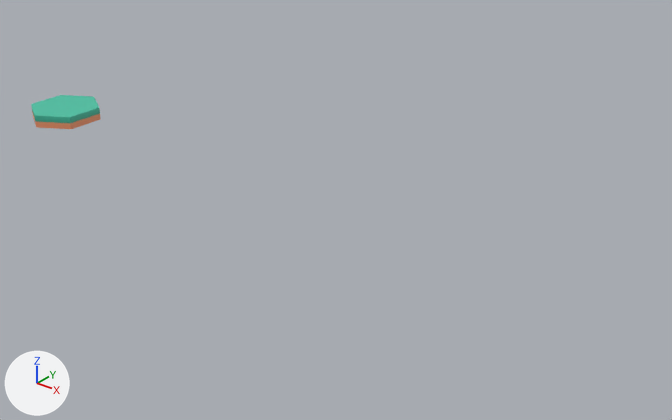
The Blender file art/models.blend, before and after one commit.
One viewpoint serves both versions: a camera (50 mm lens) standing at (12.29, -8.4, 5.23) and looking at (5.36, 0.27, -0.14). The axes (+X, +Y, +Z) are drawn at lower left. The lights are the same throughout. The picture after the commit comes second.

Names of what the first picture shows: 'grass'.
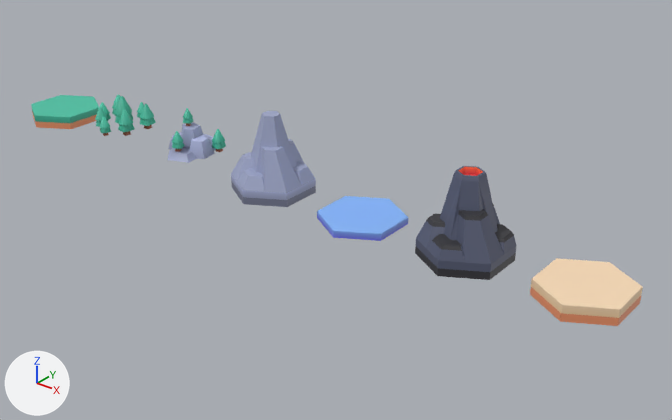
Location of each change, [x1, y1, x2, y2] in pixels of the pictures (672 x 420 px):
'volcano', added
    after: [415, 166, 516, 280]
'sand', added (beige)
    after: [530, 258, 643, 326]
'mountain', added (blue)
    after: [231, 111, 316, 207]
'water', added (blue)
    after: [317, 196, 408, 241]
'hill', added (blue)
    after: [167, 108, 226, 163]
'forest', added (green)
    after: [95, 95, 156, 136]

The change in detail:
Mesh me_scene_004 is new.
It has 20 vertices, 32 faces and spans x -0.5..0.5, y -0.577..0.577, z 0.0..0.2.
It uses material mat_colormap (picture img_colormap_png).
Mesh me_mountain_001 is new.
It has 130 vertices, 222 faces and spans x -0.5..0.5, y -0.577..0.577, z 0.0..1.086.
It uses material mat_colormap (picture img_colormap_png).
Mesh me_scene_003 is new.
It is a 6-sided cylinder along z spanning x -0.5..0.5, y -0.577..0.577, z 0.0..0.1.
It uses material mat_colormap (picture img_colormap_png).
Mesh me_mountain is new.
It has 286 vertices, 210 faces and spans x -0.5..0.5, y -0.577..0.577, z 0.0..1.086.
It uses material mat_colormap (picture img_colormap_png).
Mesh me_scene_002 is new.
It has 229 vertices, 316 faces and spans x -0.496..0.397, y -0.502..0.433, z 0.2..0.803.
It uses material mat_colormap (picture img_colormap_png).
Mesh me_scene_001 is new.
It has 288 vertices, 416 faces and spans x -0.476..0.413, y -0.506..0.433, z 0.2..0.675.
It uses material mat_colormap (picture img_colormap_png).
Object 'sand' (ob_sand) is new; it shows me_scene_004.
Its location is (9.0, 0.0, 0.0).
It gains a BEVEL modifier named 'Bevel — ND EBA'.
Modifier setting: width = 0.02.
Modifier setting: width_pct = 0.02.
Modifier setting: limit_method = 'WEIGHT'.
Modifier setting: edge_weight = 'ND.EdgeWeight'.
Modifier setting: use_clamp_overlap = False.
Modifier setting: offset_type = 'WIDTH'.
Modifier setting: loop_slide = False.
Modifier setting: face_strength_mode = 'FSTR_AFFECTED'.
Modifier setting: miter_outer = 'MITER_ARC'.
It gains a WELD modifier named 'Weld — ND EBA'.
Modifier setting: merge_threshold = 0.00001.
Object 'volcano' (ob_volcano) is new; it shows me_mountain_001.
Its location is (7.5, 0.0, 0.0).
Object 'water' (ob_water) is new; it shows me_scene_003.
Its location is (6.0, 0.0, 0.0).
It gains a BEVEL modifier named 'Bevel — ND EB'.
Modifier setting: width = 0.01.
Modifier setting: width_pct = 0.01.
Modifier setting: limit_method = 'WEIGHT'.
Modifier setting: use_clamp_overlap = False.
Modifier setting: offset_type = 'WIDTH'.
Modifier setting: loop_slide = False.
Modifier setting: face_strength_mode = 'FSTR_AFFECTED'.
Modifier setting: miter_outer = 'MITER_ARC'.
It gains a WELD modifier named 'Weld — ND EB'.
Modifier setting: merge_threshold = 0.00001.
Object 'mountain' (ob_mountain) is new; it shows me_mountain.
Its location is (4.5, 0.0, 0.0).
Object 'hill' (ob_hill) is new; it shows me_scene_002.
Its location is (3.0, 0.0, 0.0).
Object 'forest' (ob_forest) is new; it shows me_scene_001.
Its location is (1.5, 0.0, 0.0).
